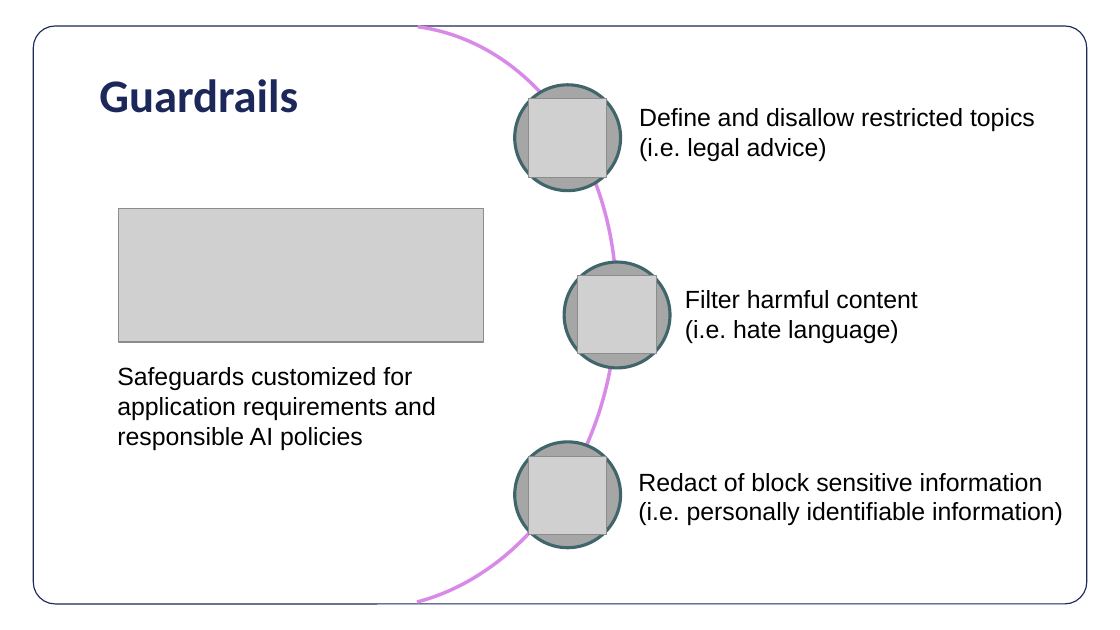
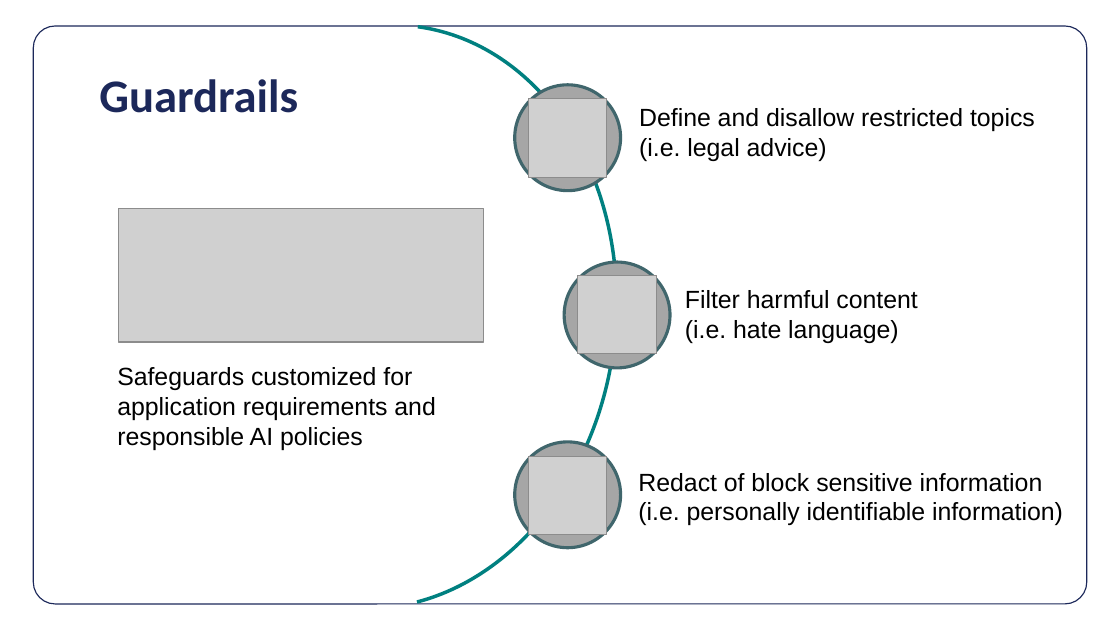
Before and after one commit to eric-bach/kanoe, a slide deck: slide 3 of kanoe.pptx. Drawn at 1120x630 pixels with LibreOffice and Linux fonts; fonts in the diff are those of the drawing; grey boxes stand for pictures. Boxes give left, top, right and bottom in pixels: in the first picture for what was removed or moved away, otherwise in the second. Text is boxed around its words. In the diff, an @@ line names an element or a change of style, - is before the commit and + after.

```diff
--- a/kanoe.pptx
+++ b/kanoe.pptx
@@ arc (boxed as its full ellipse) at <box>109,0,650,630</box>: outline #D98AE9 2.25 pt to #008080 2.25 pt @@
```
Also in this commit, not shown: 1 other slide changed, 5 other files.
